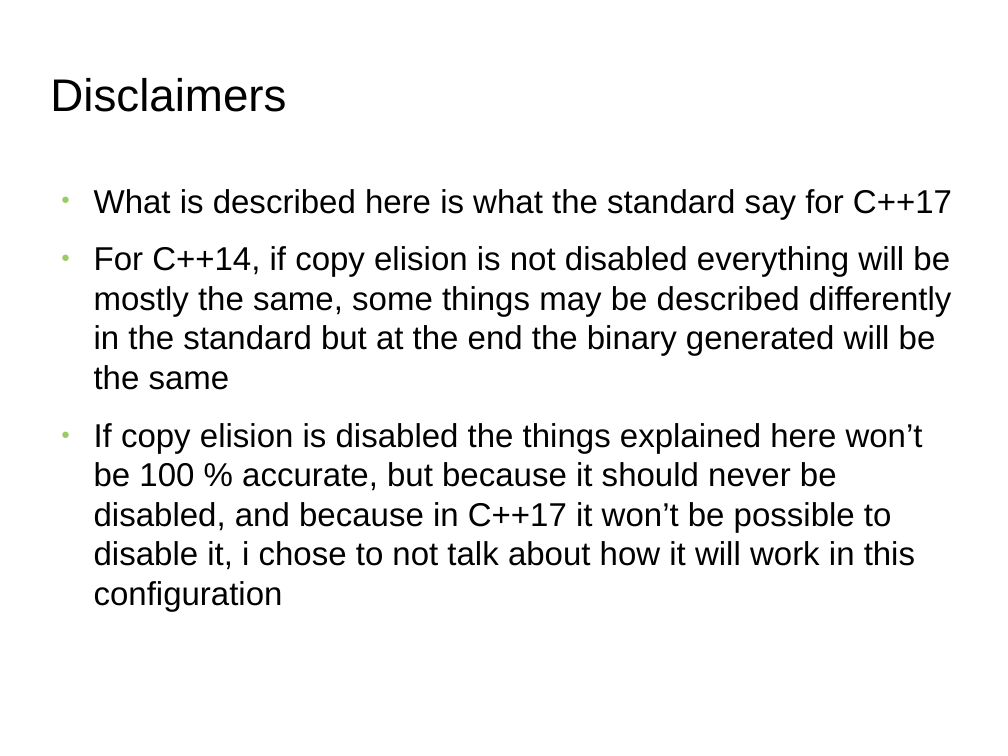
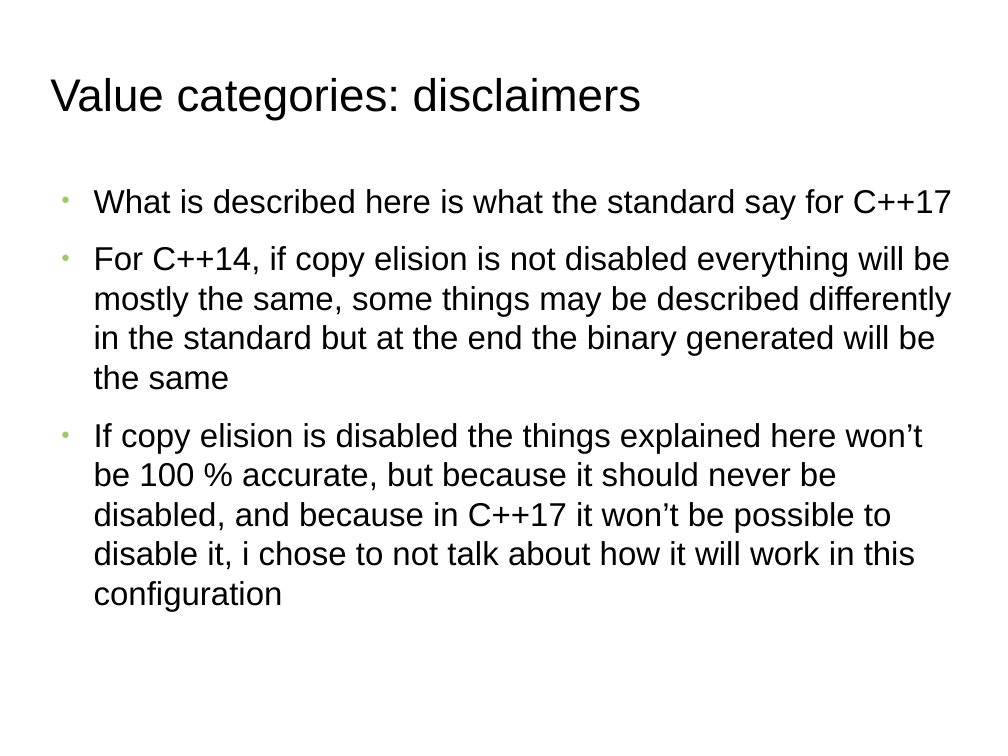
Before and after one commit to FranckRJ/CPP-trainings, a slide deck: slide 7 of traning-move.odp (slide 6 before the commit). Drawn at 1008x756 pixels with LibreOffice and Linux fonts; fonts in the diff are those of the drawing; background and template pictures are left out. Boxes give left, top, right and bottom in pixels: in the first picture for what was removed or moved away, otherwise in the second. Text is boxed around its words. In the diff, an @@ line names an element or a change of style, - is before the commit and + after.

```diff
--- a/traning-move.odp
+++ b/traning-move.odp
@@ title at [50, 78, 642, 121]: text changed @@
-Disclaimers
+Value categories: disclaimers
```
Also in this commit, not shown: 7 other slides changed, 1 slide added.
